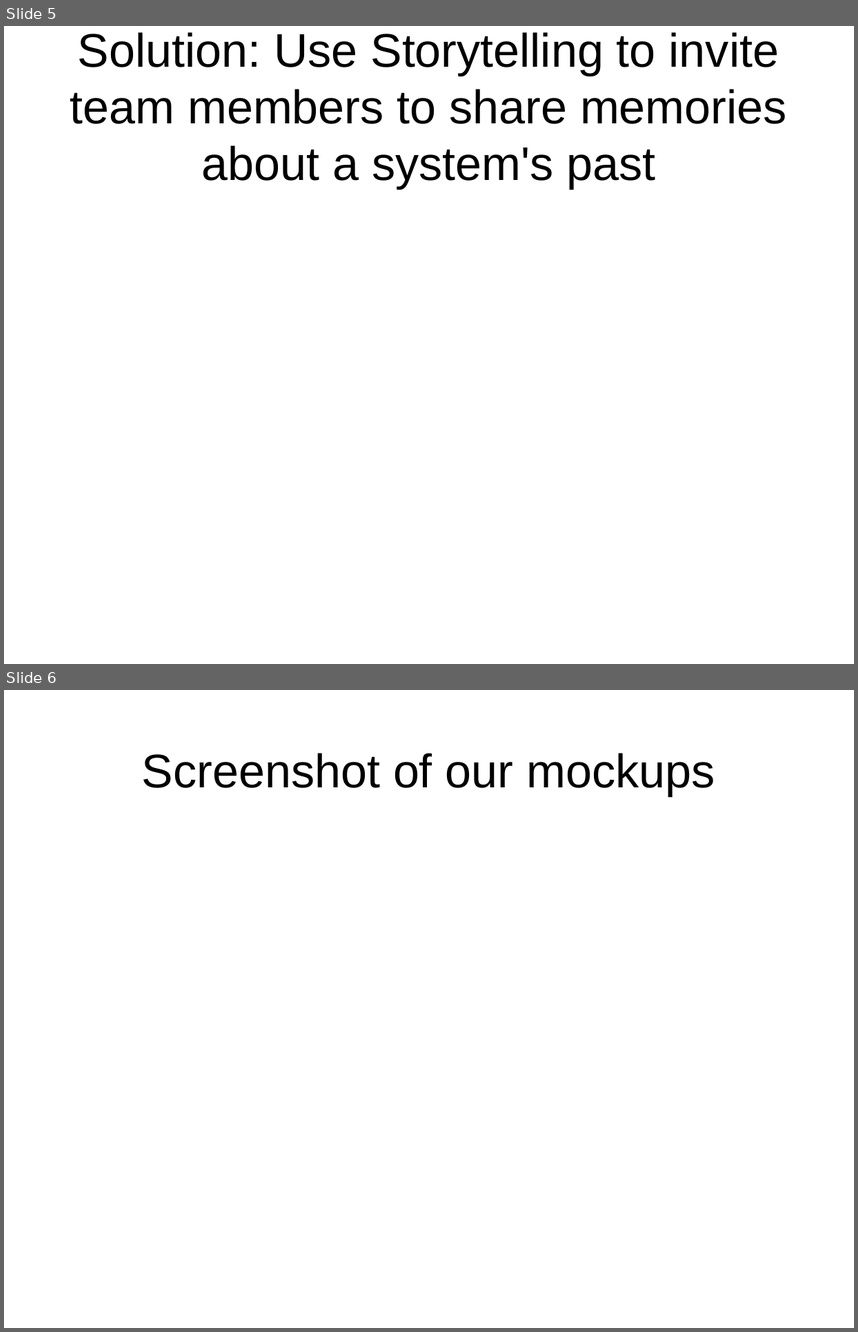
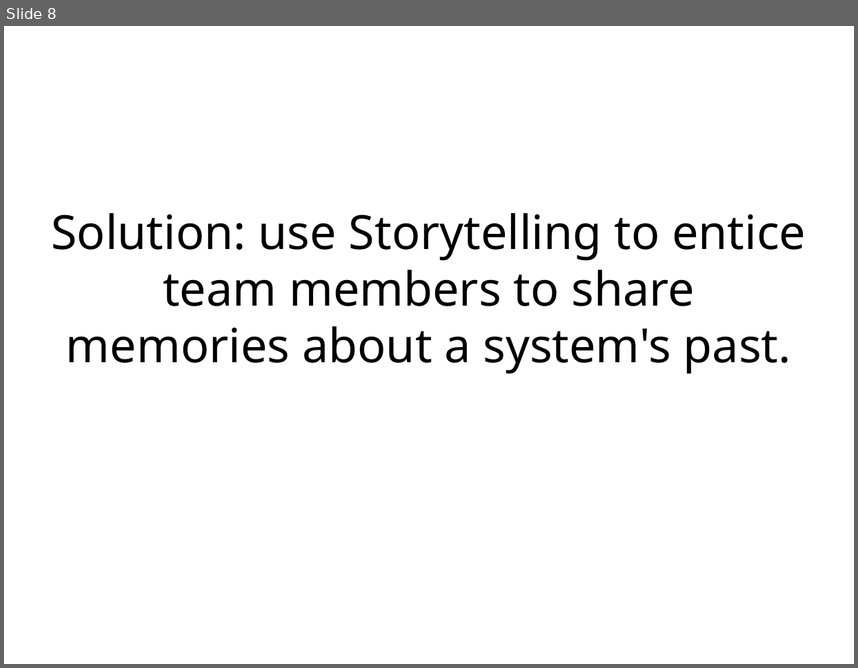
Before and after one commit to misto/Sourcecloud, a slide deck: icse2012/codetimeline.odp. Shown one above the other, each under a label of ours: slides 5 and 6 before the commit, slide 8 after it. The pictures are 858x1332 and 858x668 pixels, drawn with LibreOffice and Linux fonts; fonts in the diff are those of the drawing. Boxes give left, top, right and bottom in pixels: in the first picture for what was removed or moved away, otherwise in the second. Text is boxed around its words. In the diff, an @@ line names an element or a change of style, - is before the commit and + after.

```diff
--- a/icse2012/codetimeline.odp
+++ b/icse2012/codetimeline.odp
@@ slide 6 removed at [4, 690, 854, 1328], background #FFFFFF @@
@@ title removed at [142, 753, 715, 796] @@
-Screenshot of our mockups
@@ what was slide 5 is now slide 8 @@
@@ slide 8 changed as well @@
@@ title at [51, 213, 806, 374]: text changed; font Arial to Noto Sans @@
-Solution: Use Storytelling to invite team members to share memories about a system's past
+Solution: use Storytelling to entice team members to share memories about a system's past.
```
Also in this commit, not shown: 2 other slides changed, 6 slides added, 3 other slides removed.
